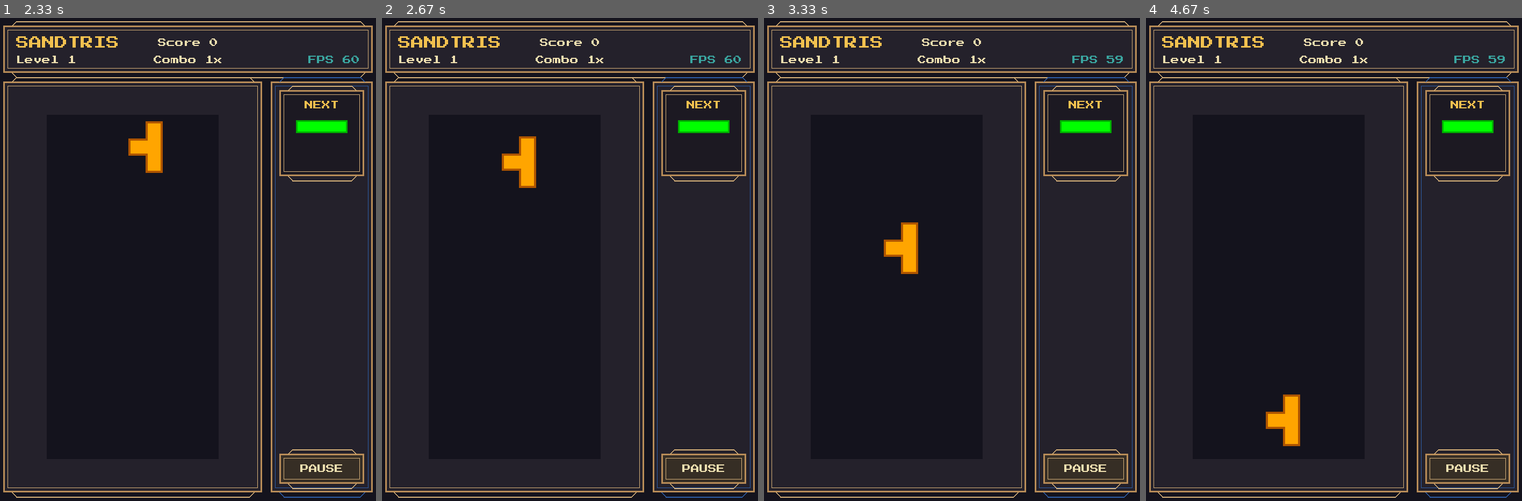
Above: before the commit, frames 1-4 (left to right).
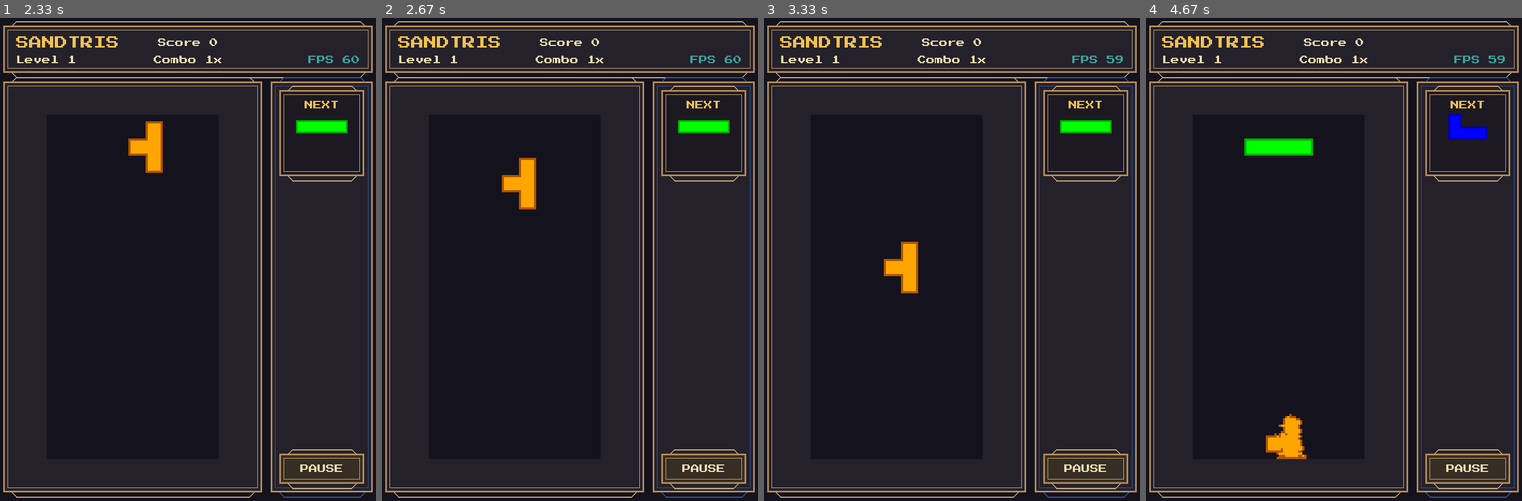
Above: after the commit, the same moments.

Repository: Drewienko/sandtris
Game: pygame game, started from sandtris/main.py
Same seed, same stepped clock (60 frames per second), same inputs: the game is played once before the commit and once after it.
Inputs:
- Up to frame 1 (2.33 s): click "PLAY" at 0.38 s; hold Right 0.67-1.13 s; hold Up 1.17-1.47 s; hold Right 1.5-1.97 s; hold Left from 2 s (still down)
- Up to frame 2 (2.67 s): release Left at 2.53 s; hold Down from 2.57 s (still down)
- Up to frame 3 (3.33 s): release Down at 2.87 s; hold Left 2.9-3.3 s
- Up to frame 4 (4.67 s): hold Up 3.33-3.7 s; hold Right 3.73-4.37 s; hold Down from 4.4 s (still down)

Frame 1 is identical in both runs. In frame 2, 0.8% of the frame differs, in the area x 31-41%, y 24-40%; in frame 3, 0.8%; in frame 4, 2.0%, in the area x 26-93%, y 19-92%.

Commit message:
fix: pygbag compatibility

Diff:
--- /dev/null
+++ b/main.py
@@ -0,0 +1,21 @@
+# /// script
+# dependencies = [
+#   "numpy",
+#   "pygame-ce",
+# ]
+# ///
+
+import asyncio
+import numpy
+import pygame
+
+from sandtris.main import amain
+
+_ = (numpy, pygame)
+
+
+async def main() -> None:
+    await amain()
+
+
+asyncio.run(main())
--- /dev/null
+++ b/pygbag.ini
@@ -0,0 +1,3 @@
+[DEPENDENCIES]
+ignoreDirs = ["/.venv", "/.git", "/.github", "/.pytest_cache", "/.ruff_cache", "/tests", "/build", "/dist", "/data"]
+ignoreFiles = ["uv.lock", "pyrightconfig.json"]
--- a/pyproject.toml
+++ b/pyproject.toml
@@ -3,8 +3,8 @@
 version = "0.1.0"
 description = "Sandtris clone, playable with ai"
 readme = "README.md"
-requires-python = ">=3.12"
-dependencies = ["numpy>=2.4.4", "pygame>=2.6.1"]
+requires-python = ">=3.12,<3.14"
+dependencies = ["numpy>=2.4.4", "pygame-ce>=2.5.7"]
 
 [project.optional-dependencies]
 ai-llm = ["google-generativeai>=0.8.6", "httpx>=0.28.1"]
--- a/sandtris/core/engine.py
+++ b/sandtris/core/engine.py
@@ -19,7 +19,7 @@
         self.game_over = False
         self.score = 0
         self.combo = 1
-        self.combo_timer = 0
+        self.combo_timer_ms = 0.0
         self.max_combo = 1
         self.level = 1
         self.spawn_piece()
@@ -115,15 +115,18 @@
         self.active_piece = None
         self.spawn_piece()
 
-    def tick(self) -> None:
+    def tick(self, dt_ms: float | None = None) -> None:
         if self.game_over:
             return
 
+        if dt_ms is None:
+            dt_ms = 1000.0 / self.config.fps
+
         self.grid.update_sand()
 
-        if self.combo_timer > 0:
-            self.combo_timer -= 1
-            if self.combo_timer == 0:
+        if self.combo_timer_ms > 0:
+            self.combo_timer_ms = max(0.0, self.combo_timer_ms - dt_ms)
+            if self.combo_timer_ms == 0.0:
                 self.combo = 1
 
         cleared_pixels = self.grid.check_line_clears()
@@ -132,4 +135,4 @@
             self.combo = min(10, self.combo + 1)
             self.max_combo = max(self.max_combo, self.combo)
             self.level = (self.score // 2000) + 1
-            self.combo_timer = self.config.fps * 3
+            self.combo_timer_ms = 3000.0
--- a/sandtris/main.py
+++ b/sandtris/main.py
@@ -9,7 +9,7 @@
     parser.add_argument(
         "--headless", action="store_true", help="Run without UI"
     )
-    args = parser.parse_args()
+    args, _unknown = parser.parse_known_args()
 
     config = GameConfig(headless=args.headless)
 
--- a/sandtris/runners/pygame_runner.py
+++ b/sandtris/runners/pygame_runner.py
@@ -110,9 +110,14 @@
 
         if not self.config.headless:
             pygame.init()
-            self.screen = pygame.display.set_mode((720, 900), pygame.RESIZABLE)
+            self.screen = pygame.display.set_mode(
+                self._initial_window_size(), pygame.RESIZABLE
+            )
             pygame.display.set_caption("Sandtris")
             self.clock = pygame.time.Clock()
+            if window:
+                window.canvas.style.imageRendering = "pixelated"
+                window.canvas.style.setProperty("image-rendering", "pixelated")
             font_path = (
                 Path(__file__).parent.parent
                 / "assets"
@@ -142,17 +147,45 @@
             self._apply_theme(self.theme_name)
             pygame.key.set_repeat(200, 50)
 
-        self.fall_timer = 0
         self.current_fall_delay = self.config.fall_delay
         self.running = True
         self.fast_dropping = False
         self.paused = False
         self.mouse_down = False
+        self.piece_drop_accumulator_ms = 0.0
+        self.sand_step_accumulator_ms = 0.0
+
+    def _initial_window_size(self) -> tuple[int, int]:
+        if window:
+            width = max(720, int(window.innerWidth))
+            height = max(900, int(window.innerHeight))
+            return width, height
+        return 720, 900
+
+    def _sync_window_size(self) -> None:
+        if not window:
+            return
+        width = max(720, int(window.innerWidth))
+        height = max(900, int(window.innerHeight))
+        if self.screen.get_size() != (width, height):
+            self.screen = pygame.display.set_mode(
+                (width, height), pygame.RESIZABLE
+            )
+
+    def _piece_drop_interval_ms(self) -> float:
+        return (self.current_fall_delay / self.config.fps) * 1000.0
+
+    def _sand_step_interval_ms(self) -> float:
+        return 1000.0 / self.config.fps
 
     def handle_events(self) -> None:
         for event in pygame.event.get():
             if event.type == pygame.QUIT:
                 self.running = False
+            elif event.type == pygame.VIDEORESIZE and not window:
+                self.screen = pygame.display.set_mode(
+                    event.size, pygame.RESIZABLE
+                )
 
             if self.state == GameState.MAIN_MENU:
                 self._handle_main_menu_events(event)
@@ -223,6 +256,8 @@
         self.paused = False
         self.fast_dropping = False
         self.current_fall_delay = self.config.fall_delay
+        self.piece_drop_accumulator_ms = 0.0
+        self.sand_step_accumulator_ms = 0.0
         self.pause_view.confirming_restart = False
         self.pause_view.confirming_menu = False
         self.game_over_status = "Save your score"
@@ -384,7 +419,7 @@
                 self.fast_dropping = True
                 self.current_fall_delay = self.config.fast_fall_delay
 
-    def update(self) -> None:
+    def update(self, dt_ms: float) -> None:
         if self.state != GameState.PLAYING:
             return
 
@@ -392,16 +427,21 @@
             return
 
         if not self.engine.game_over:
-            self.fall_timer += 1
-            if self.fall_timer >= self.current_fall_delay:
-                self.fall_timer = 0
+            self.piece_drop_accumulator_ms += dt_ms
+            piece_drop_interval_ms = self._piece_drop_interval_ms()
+            while self.piece_drop_accumulator_ms >= piece_drop_interval_ms:
+                self.piece_drop_accumulator_ms -= piece_drop_interval_ms
                 if self.engine.active_piece:
                     if not self.engine.move_active_piece(0, 1):
                         self.engine.lock_piece()
                         self.fast_dropping = False
                         self.current_fall_delay = self.config.fall_delay
 
-        self.engine.tick()
+        self.sand_step_accumulator_ms += dt_ms
+        sand_step_interval_ms = self._sand_step_interval_ms()
+        while self.sand_step_accumulator_ms >= sand_step_interval_ms:
+            self.sand_step_accumulator_ms -= sand_step_interval_ms
+            self.engine.tick(sand_step_interval_ms)
 
     def draw(self) -> None:
         if self.config.headless:
@@ -492,15 +532,18 @@
     async def run(self) -> None:
         import asyncio
 
+        target_frame_ms = 1000.0 / self.config.fps
         while self.running:
+            dt_ms = target_frame_ms
             if not self.config.headless:
                 self.handle_events()
-
-            self.update()
+                self._sync_window_size()
+                dt_ms = float(self.clock.tick(self.config.fps))
+
+            self.update(dt_ms)
 
             if not self.config.headless:
                 self.draw()
-                self.clock.tick(self.config.fps)
 
             await asyncio.sleep(0)
 
--- a/tests/core/test_engine.py
+++ b/tests/core/test_engine.py
@@ -21,20 +21,20 @@
 
     assert engine.score == engine.grid.width
     assert engine.combo == 2
-    assert engine.combo_timer == engine.config.fps * 3
+    assert engine.combo_timer_ms == 3000.0
 
 
 def test_tick_resets_combo_when_timer_expires() -> None:
     engine = SandtrisEngine(GameConfig(scale=2))
     engine.combo = 4
-    engine.combo_timer = 1
+    engine.combo_timer_ms = 1.0
     engine.active_piece = None
     engine.grid.data.fill(0)
 
     engine.tick()
 
     assert engine.combo == 1
-    assert engine.combo_timer == 0
+    assert engine.combo_timer_ms == 0.0
 
 
 def test_spawn_piece_selects_shape_and_color_independently(
Not shown, changed: .github/workflows/pygbag.yml
Not shown, changed: uv.lock
